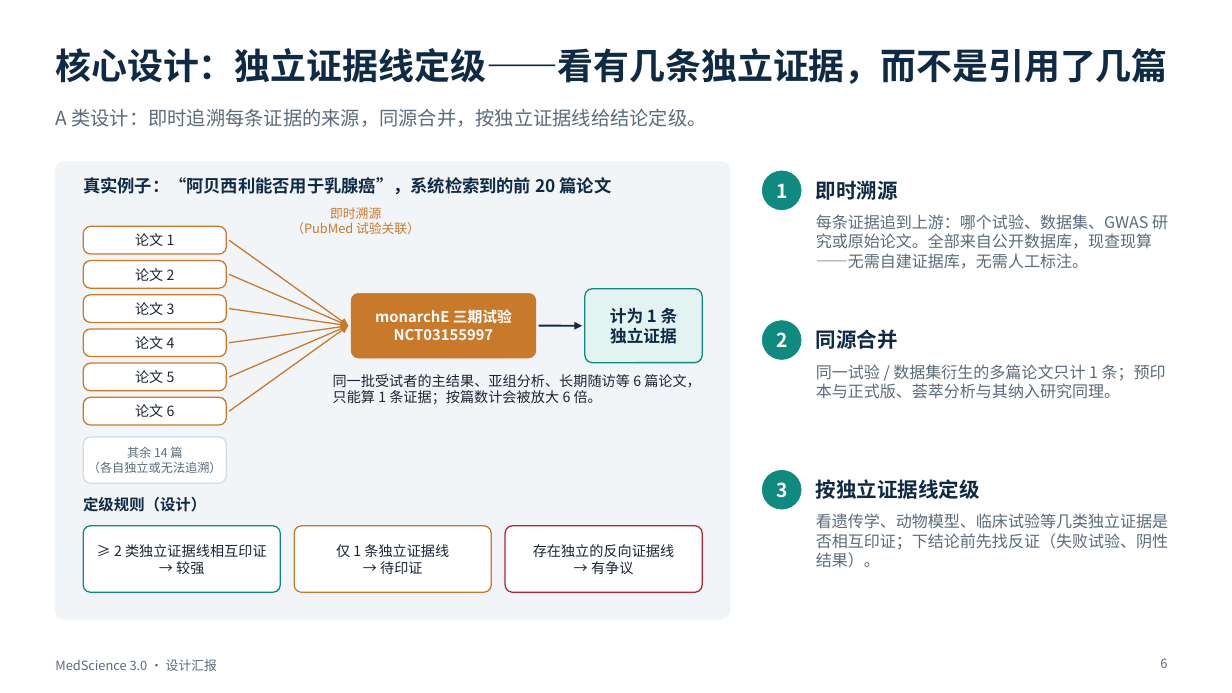
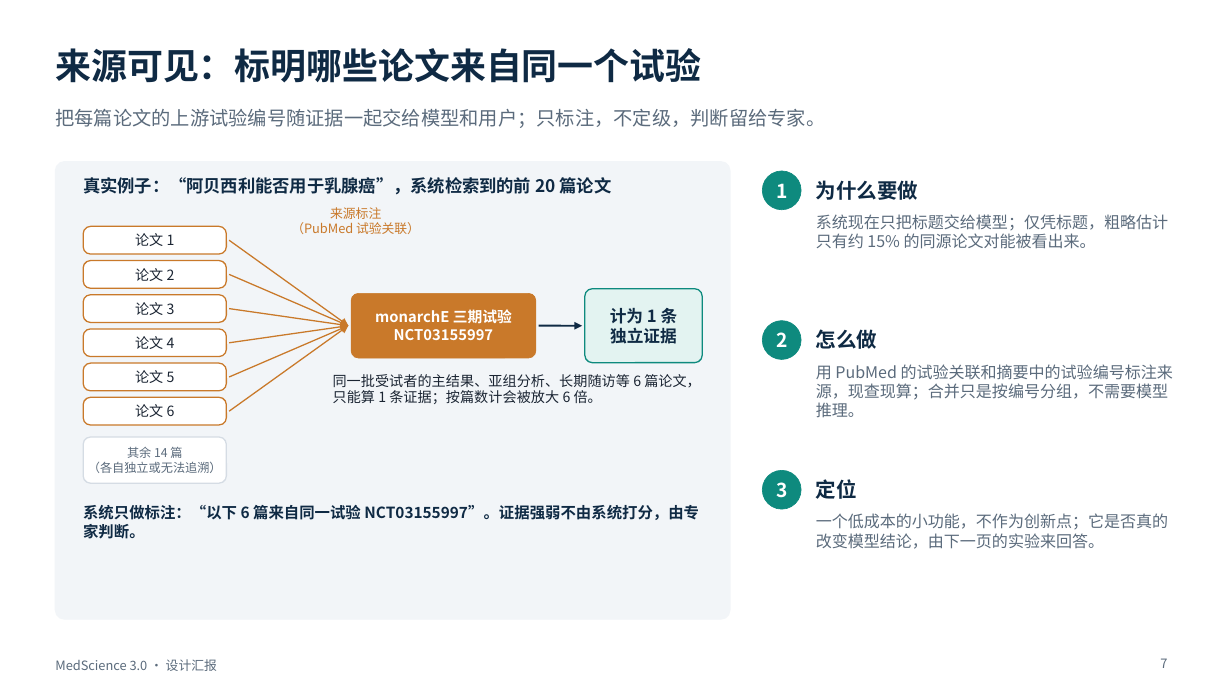
Before and after one commit to BenjaminDuo/MedScience, a slide deck: slide 7 of docs/presentation/MedScience-3.0-设计汇报.pptx (slide 6 before the commit). Drawn at 1232x693 pixels with LibreOffice and Linux fonts; fonts in the diff are those of the drawing. Boxes give left, top, right and bottom in pixels: in the first picture for what was removed or moved away, otherwise in the second. Text is boxed around its words. In the diff, an @@ line names an element or a change of style, - is before the commit and + after.

```diff
--- a/docs/presentation/MedScience-3.0-设计汇报.pptx
+++ b/docs/presentation/MedScience-3.0-设计汇报.pptx
@@ title at (55,48,701,83): text changed @@
-核心设计：独立证据线定级——看有几条独立证据，而不是引用了几篇
+来源可见：标明哪些论文来自同一个试验
@@ text at (55,109,825,128): text changed @@
-A 类设计：即时追溯每条证据的来源，同源合并，按独立证据线给结论定级。
+把每篇论文的上游试验编号随证据一起交给模型和用户；只标注，不定级，判断留给专家。
@@ text at (330,207,381,223): text changed @@
-即时溯源
+来源标注
@@ text at (816,180,918,200): text changed @@
-即时溯源
+为什么要做
@@ text added at (816,214,1168,249), 12.5 pt, text #5B6B7C @@
+系统现在只把标题交给模型；仅凭标题，粗略估计只有约 15% 的同源论文对能被看出来。
@@ text at (816,329,877,349): text changed @@
-同源合并
+怎么做
@@ text at (816,364,1173,417): text changed @@
-每条证据追到上游：哪个试验、数据集、GWAS 研究或原始论文。全部来自公开数据库，现查现算——无需自建证据库，无需人工标注。
+用 PubMed 的试验关联和摘要中的试验编号标注来源，现查现算；合并只是按编号分组，不需要模型推理。
@@ text removed at (816,364,1166,399) @@
-同一试验 / 数据集衍生的多篇论文只计 1 条；预印本与正式版、荟萃分析与其纳入研究同理。
@@ text at (816,479,857,499): text changed @@
-按独立证据线定级
+定位
@@ text at (83,505,699,539): text changed @@
-定级规则（设计）
+系统只做标注：“以下 6 篇来自同一试验 NCT03155997”。证据强弱不由系统打分，由专家判断。
@@ rounded rectangle removed at (83,526,280,592) @@
-≥ 2 类独立证据线相互印证
-→ 较强
@@ rounded rectangle removed at (294,526,491,592) @@
-仅 1 条独立证据线
-→ 待印证
@@ rounded rectangle removed at (506,526,702,592) @@
-存在独立的反向证据线
-→ 有争议
@@ text at (816,513,1168,549): text changed @@
-看遗传学、动物模型、临床试验等几类独立证据是否相互印证；下结论前先找反证（失败试验、阴性结果）。
+一个低成本的小功能，不作为创新点；它是否真的改变模型结论，由下一页的实验来回答。
@@ page number at (1160,658,1167,668): text changed @@
-6
+7
```
Also in this commit, not shown: 7 other slides changed, 7 other files.
